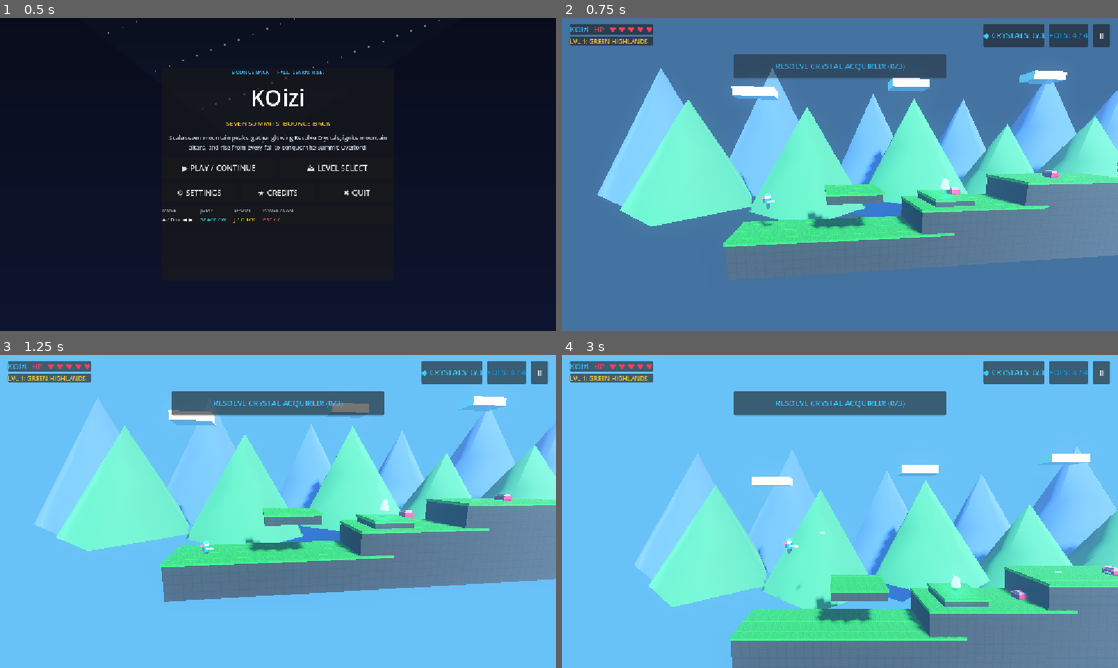
Above: before the commit, frames 1-4 (two rows, left to right).
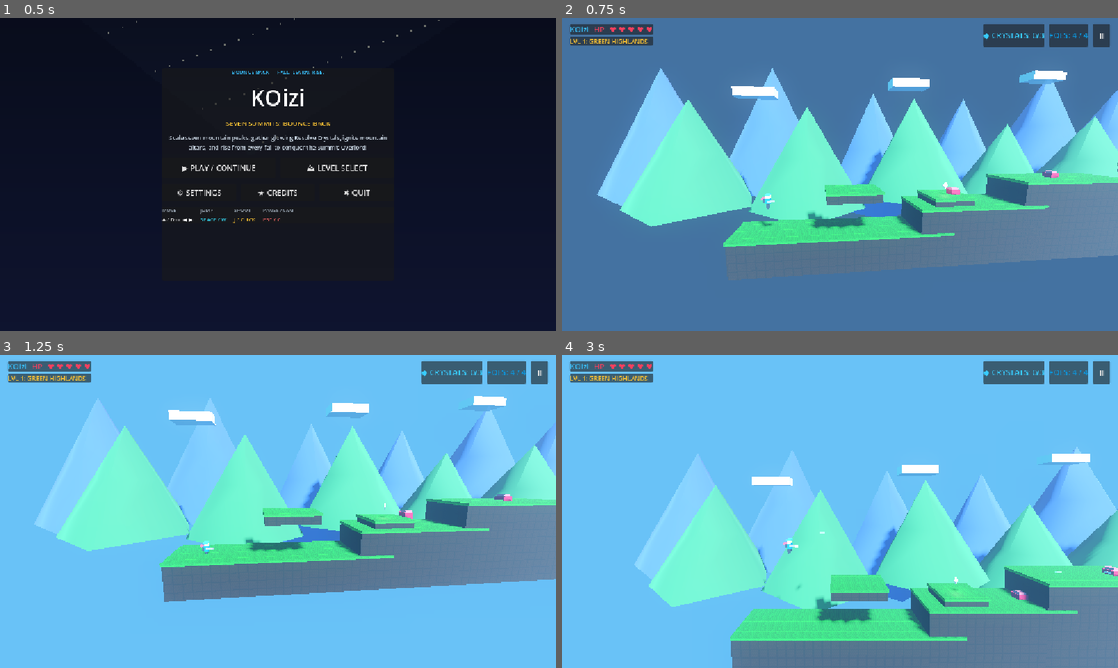
Above: after the commit, the same moments.

Repository: SpanzZzy/Kiozii-Adventure-Game
Game: Godot game, scene res://scenes/ui/main_menu.tscn
Two runs of this game, one before a commit and one after it. Both use one fixed random seed, a clock stepped at 60 frames per second and the inputs below.
Inputs (mouse positions are in pixels of both pictures, inside the frame that each line leads up to):
- Up to frame 1 (0.5 s): no input
- Up to frame 2 (0.75 s): click "▶ PLAY / CONTINUE" at 0.5 s
- Up to frame 3 (1.25 s): no input
- Up to frame 4 (3 s): tap Enter at 1.25 s; move the mouse to (962, 495) at 1.27 s; hold Right (move_right) 1.28-2.03 s; hold J (shoot) 1.28-2.03 s; click (962, 495) at 1.42 s; tap Space (jump) at 1.52, 2.27 s; move the mouse to (728, 527) at 2.02 s; hold Left (move_left) 2.03-2.78 s; tap C (toggle_camera) at 2.1 s; move the mouse to (895, 442) at 2.77 s; hold Right (move_right) from 2.78 s (still down); hold J (shoot) from 2.78 s (still down)

Frame 1 is identical in both runs. In frame 2, 3.0% of the frame differs, in the area x 30-71%, y 11-58%; in frame 3, 3.1%; in frame 4, 3.2%, in the area x 30-73%, y 11-78%.

Commit message:
Fix crystal counter lifecycle, redesign crystals to kaju katli shape, and verify across all 7 summits

Diff:
--- a/kiozii/scenes/levels/resolve_crystal_3d.tscn
+++ b/kiozii/scenes/levels/resolve_crystal_3d.tscn
@@ -1,21 +1,33 @@
-[gd_scene load_steps=5 format=3]
+[gd_scene load_steps=7 format=3]
 
 [ext_resource type="Script" path="res://scripts/resolve_crystal_3d.gd" id="1_crys"]
 
 [sub_resource type="SphereShape3D" id="Shape_Crys"]
 radius = 1.3
 
-[sub_resource type="StandardMaterial3D" id="Mat_Crystal"]
-albedo_color = Color(0.2, 0.85, 1.0, 0.9)
-metallic = 0.5
-roughness = 0.1
+[sub_resource type="StandardMaterial3D" id="Mat_Kaju_Body"]
+albedo_color = Color(0.93, 0.91, 0.85, 1)
+metallic = 0.1
+roughness = 0.4
 emission_enabled = true
-emission = Color(0.22, 0.75, 1.0, 1.0)
-emission_energy_multiplier = 3.2
+emission = Color(0.96, 0.94, 0.88, 1)
+emission_energy_multiplier = 0.35
 
-[sub_resource type="PrismMesh" id="Mesh_Crystal"]
-material = SubResource("Mat_Crystal")
-size = Vector3(0.8, 1.3, 0.8)
+[sub_resource type="BoxMesh" id="Mesh_Kaju_Body"]
+material = SubResource("Mat_Kaju_Body")
+size = Vector3(0.65, 0.65, 0.14)
+
+[sub_resource type="StandardMaterial3D" id="Mat_Kaju_Silver"]
+albedo_color = Color(0.98, 0.98, 1, 1)
+metallic = 0.7
+roughness = 0.2
+emission_enabled = true
+emission = Color(0.95, 0.95, 1, 1)
+emission_energy_multiplier = 0.5
+
+[sub_resource type="BoxMesh" id="Mesh_Kaju_Silver"]
+material = SubResource("Mat_Kaju_Silver")
+size = Vector3(0.58, 0.58, 0.145)
 
 [node name="ResolveCrystal3D" type="Area3D"]
 collision_layer = 0
@@ -30,12 +42,16 @@
 
 [node name="Visuals" type="Node3D" parent="."]
 
-[node name="CrystalMesh" type="MeshInstance3D" parent="Visuals"]
-transform = Transform3D(1, 0, 0, 0, 1, 0, 0, 0, 1, 0, 0.65, 0)
-mesh = SubResource("Mesh_Crystal")
+[node name="KajuBody" type="MeshInstance3D" parent="Visuals"]
+transform = Transform3D(0.707107, -0.707107, 0, 0.707107, 0.707107, 0, 0, 0, 1, 0, 0.65, 0)
+mesh = SubResource("Mesh_Kaju_Body")
+
+[node name="KajuSilverVark" type="MeshInstance3D" parent="Visuals"]
+transform = Transform3D(0.707107, -0.707107, 0, 0.707107, 0.707107, 0, 0, 0, 1, 0, 0.65, 0)
+mesh = SubResource("Mesh_Kaju_Silver")
 
 [node name="OmniLight3D" type="OmniLight3D" parent="Visuals"]
 transform = Transform3D(1, 0, 0, 0, 1, 0, 0, 0, 1, 0, 0.65, 0)
-light_color = Color(0.2, 0.85, 1.0, 1.0)
-light_energy = 1.2
-omni_range = 4.0
+light_color = Color(0.98, 0.97, 0.92, 1)
+light_energy = 0.6
+omni_range = 3.0
--- a/kiozii/scenes/levels/summit_07.tscn
+++ b/kiozii/scenes/levels/summit_07.tscn
@@ -7,6 +7,7 @@
 [ext_resource type="PackedScene" path="res://scenes/enemies/boss_overlord_3d.tscn" id="6_boss"]
 [ext_resource type="Texture2D" path="res://textures/pixel_rock.png" id="90_rock_tex"]
 [ext_resource type="Texture2D" path="res://textures/pixel_grass.png" id="91_grass_tex"]
+[ext_resource type="PackedScene" path="res://scenes/levels/resolve_crystal_3d.tscn" id="93_crystal"]
 
 [sub_resource type="Environment" id="Env_Summit"]
 background_mode = 1
@@ -271,3 +272,15 @@
 [node name="Enemy_0" parent="Enemies" instance=ExtResource("6_boss")]
 transform = Transform3D(1, 0, 0, 0, 1, 0, 0, 0, 1, 34, 0, 0)
 max_health = 65
+
+[node name="ResolveCrystal_0" parent="." instance=ExtResource("93_crystal")]
+transform = Transform3D(1, 0, 0, 0, 1, 0, 0, 0, 1, 8.25, 6.0, 0.0)
+crystal_id = 0
+
+[node name="ResolveCrystal_1" parent="." instance=ExtResource("93_crystal")]
+transform = Transform3D(1, 0, 0, 0, 1, 0, 0, 0, 1, 23.0, 10.2, 0.0)
+crystal_id = 1
+
+[node name="ResolveCrystal_2" parent="." instance=ExtResource("93_crystal")]
+transform = Transform3D(1, 0, 0, 0, 1, 0, 0, 0, 1, 37.75, 6.0, 0.0)
+crystal_id = 2
--- a/kiozii/scripts/game_manager.gd
+++ b/kiozii/scripts/game_manager.gd
@@ -92,19 +92,15 @@
 	has_custom_checkpoint = false
 	current_checkpoint_pos = Vector3.ZERO
 
-	# INITIALIZE CRYSTALS FOR CURRENT LEVEL
-	if is_boss:
-		crystals_total_level = 0
-		crystals_collected_level = 0
-	else:
-		crystals_total_level = 3
-		var lvl_key = str(current_level_idx + 1)
-		var lvl_saved = saved_crystals.get(lvl_key, [false, false, false])
-		var count = 0
-		for c in lvl_saved:
-			if c == true:
-				count += 1
-		crystals_collected_level = count
+	# INITIALIZE CRYSTALS FOR CURRENT LEVEL (3 PER LEVEL FOR ALL 7 SUMMITS)
+	crystals_total_level = 3
+	var lvl_key = str(current_level_idx + 1)
+	var lvl_saved = saved_crystals.get(lvl_key, [false, false, false])
+	var count = 0
+	for c in lvl_saved:
+		if c == true:
+			count += 1
+	crystals_collected_level = count
 
 	emit_signal("health_changed", player_current_health, player_max_health)
 	emit_signal("enemy_count_changed", enemies_remaining, enemies_total)
--- a/kiozii/scripts/hud_3d.gd
+++ b/kiozii/scripts/hud_3d.gd
@@ -15,6 +15,8 @@
 @onready var settings_modal: Control = $SettingsModal
 @onready var game_over_menu: Control = $GameOverMenu
 @onready var game_over_reason: Label = $GameOverMenu/Box/VBox/ReasonLabel
+
+var prev_crystal_count: int = -1
 
 func _ready() -> void:
 	pause_menu.visible = false
@@ -35,7 +37,8 @@
 
 	_on_health_changed(GameManager.player_current_health, GameManager.player_max_health)
 	_on_enemy_count_changed(GameManager.enemies_remaining, GameManager.enemies_total)
-	_on_crystal_collected(GameManager.crystals_collected_level, GameManager.crystals_total_level)
+	prev_crystal_count = GameManager.crystals_collected_level
+	update_crystal_display(GameManager.crystals_collected_level, GameManager.crystals_total_level)
 
 func _unhandled_input(event: InputEvent) -> void:
 	if event.is_action_pressed("pause") and not game_over_menu.visible:
@@ -48,7 +51,7 @@
 	level_title.text = "LVL %d: %s" % [level_num, title.to_upper()]
 	if is_boss:
 		$HUD/MarginTop/HBoxRight/BoxEnemies.visible = false
-		$HUD/MarginTop/HBoxRight/BoxCrystals.visible = false
+		$HUD/MarginTop/HBoxRight/BoxCrystals.visible = true
 		boss_hud.visible = true
 	else:
 		$HUD/MarginTop/HBoxRight/BoxEnemies.visible = true
@@ -75,9 +78,14 @@
 func _on_second_wind_activated() -> void:
 	show_toast("BOUNCE BACK! SECOND WIND SURGE!", Color(0.96, 0.75, 0.2, 1.0))
 
+func update_crystal_display(current: int, total: int) -> void:
+	crystal_label.text = "◆ CRYSTALS: %d/%d" % [current, total]
+
 func _on_crystal_collected(current: int, total: int) -> void:
-	crystal_label.text = "◆ CRYSTALS: %d/%d" % [current, total]
-	show_toast("RESOLVE CRYSTAL ACQUIRED! (%d/%d)" % [current, total], Color(0.22, 0.75, 1.0, 1.0))
+	update_crystal_display(current, total)
+	if prev_crystal_count >= 0 and current > prev_crystal_count:
+		show_toast("+1 RESOLVE CRYSTAL! (%d/%d)" % [current, total], Color(0.96, 0.95, 0.90, 1.0))
+	prev_crystal_count = current
 
 func _on_achievement_unlocked(_id: String, title: String, desc: String) -> void:
 	show_toast("★ COMEBACK MEDAL: %s!\n%s" % [title, desc], Color(0.96, 0.85, 0.3, 1.0))
--- a/kiozii/scripts/resolve_crystal_3d.gd
+++ b/kiozii/scripts/resolve_crystal_3d.gd
@@ -1,31 +1,33 @@
 extends Area3D
 
-# RESOLVE CRYSTAL COLLECTIBLE
+# RESOLVE CRYSTAL COLLECTIBLE (KAJU KATLI SWEET SHAPE)
 @export var crystal_id: int = 0
 var is_collected: bool = false
 var start_y: float = 0.0
 
-@onready var mesh: MeshInstance3D = $Visuals/CrystalMesh
+@onready var visuals: Node3D = $Visuals
 @onready var light: OmniLight3D = $Visuals/OmniLight3D
 
 func _ready() -> void:
 	collision_layer = 0
-	collision_mask = 2 # Player CharacterBody3D is on layer 2
+	collision_mask = 2 # PLAYER COLLISION MASK
 	monitoring = true
 	monitorable = false
 
 	connect("body_entered", Callable(self, "_on_body_entered"))
 	start_y = global_position.y
 
-	# AUTO-CHECK IF ALREADY COLLECTED
+	# CHECK IF PREVIOUSLY COLLECTED FOR THIS LEVEL
 	if GameManager.is_crystal_collected(crystal_id):
 		queue_free()
 
 func _physics_process(delta: float) -> void:
 	if is_collected:
 		return
-	rotation.y += delta * 2.8
-	global_position.y = start_y + sin(Time.get_ticks_msec() * 0.005) * 0.25
+	# SMOOTH SLOW ROTATION
+	rotation.y += delta * 1.6
+	# GENTLE FLOATING BOB
+	global_position.y = start_y + sin(Time.get_ticks_msec() * 0.003) * 0.18
 
 func _on_body_entered(body: Node3D) -> void:
 	if is_collected:
--- a/kiozii/scripts/settings_manager.gd
+++ b/kiozii/scripts/settings_manager.gd
@@ -16,7 +16,7 @@
 var fog_enabled: bool = false
 var bloom_enabled: bool = false
 var msaa_quality: int = 0 # 0=DISABLED, 1=2X, 2=4X
-var fps_cap: int = 120
+var fps_cap: int = 60
 
 # REBINDABLE ACTIONS AND DEFAULTS
 const ACTIONS = ["move_left", "move_right", "jump", "shoot", "pause", "toggle_camera"]
@@ -295,7 +295,7 @@
 		fullscreen = cfg.get_value("display", "fullscreen", false)
 		vsync = cfg.get_value("display", "vsync", false) # DEFAULT FALSE
 		resolution_idx = cfg.get_value("display", "resolution_idx", 2) # DEFAULT 1280x720
-		fps_cap = cfg.get_value("display", "fps_cap", 120)
+		fps_cap = cfg.get_value("display", "fps_cap", 60)
 		graphics_preset = cfg.get_value("graphics", "preset", 0) # DEFAULT LOW
 		shadow_quality = cfg.get_value("graphics", "shadow", 0)
 		fog_enabled = cfg.get_value("graphics", "fog", false)
@@ -314,7 +314,7 @@
 	fullscreen = false
 	vsync = false
 	resolution_idx = 2 # 1280x720 Windowed
-	fps_cap = 120
+	fps_cap = 60
 	apply_preset(0) # RESTORE LOW PRESET
 	apply_all_settings()
 	restore_default_controls()
